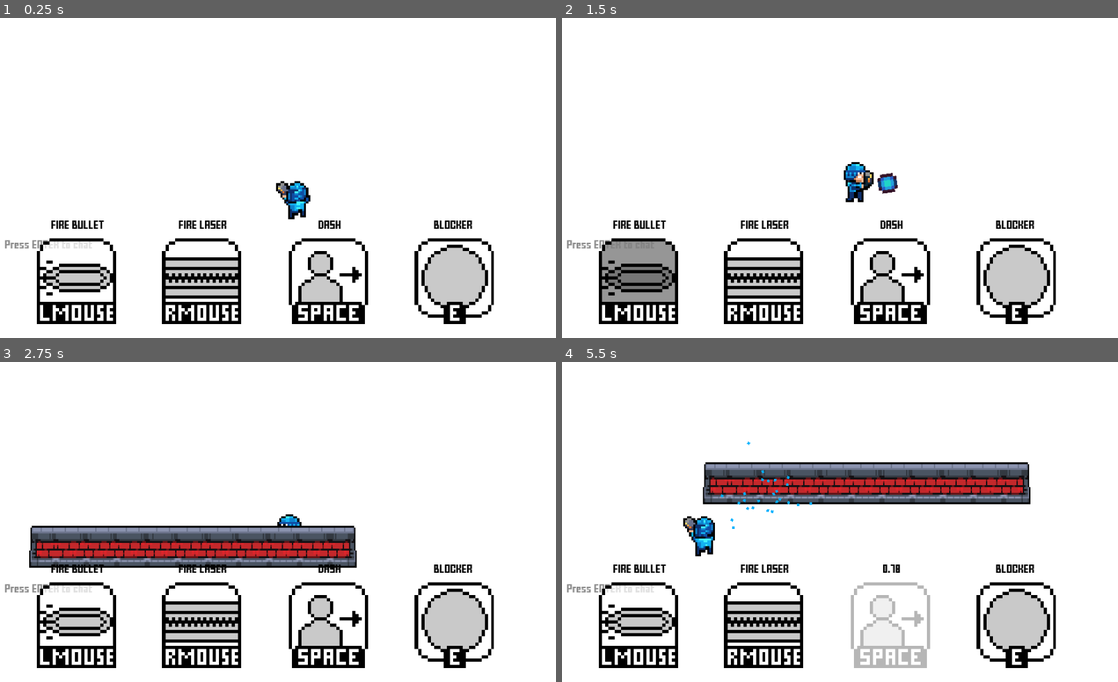
Above: before the commit, frames 1-4 (two rows, left to right).
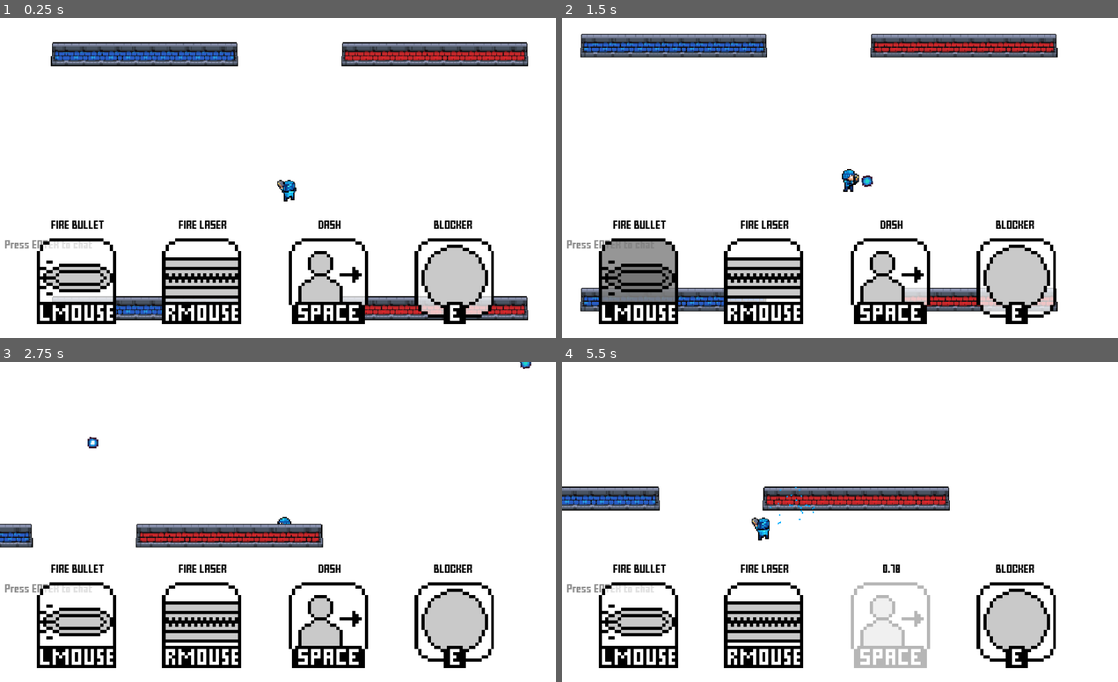
Above: after the commit, the same moments.

Repository: MarshallJDem/SuperCTF
Game: Godot game, scene res://TitleScreen.tscn
Same seed, same stepped clock (60 frames per second), same inputs: the game is played once before the commit and once after it. Sound files missing from this copy of the repository are replaced by a short silence.
Inputs (mouse positions are in pixels of both pictures, inside the frame that each line leads up to):
- Up to frame 1 (0.25 s): no input
- Up to frame 2 (1.5 s): click (656, 245) at 0.52 s; type "12" at 0.6 s; tap Enter at 1.25, 1.35 s; move the mouse to (962, 162) at 1.27 s; hold D from 1.28 s (still down); click (962, 162) at 1.42 s
- Up to frame 3 (2.75 s): tap Space at 1.52, 2.27 s; move the mouse to (166, 538) at 2.02 s; release D at 2.03 s; hold S from 2.03 s (still down); tap 2 at 2.1 s; click (166, 538) at 2.17 s
- Up to frame 4 (5.5 s): move the mouse to (895, 451) at 2.77 s; release S at 2.78 s; hold D 2.78-3.53 s; tap 3 at 2.85 s; click (895, 451) at 2.92 s; move the mouse to (812, 586) at 3.52 s; hold W 3.53-4.28 s; tap H at 3.6 s; click (812, 586) at 3.67 s; tap Space at 3.77, 4.52, 5.27 s; move the mouse to (1006, 570) at 4.27 s; hold A from 4.28 s (still down); tap J at 4.35 s; click (1006, 570) at 4.42 s; move the mouse to (673, 474) at 5.02 s; tap L at 5.1 s; click (673, 474) at 5.17 s

The runs differ from the first frame. In frame 1, 8.5% of the frame differs, in the area x 9-95%, y 7-95%; in frame 2, 8.3%; in frame 3, 8.4%; in frame 4, 10%, in the area x 0-85%, y 24-61%.
Error in both runs: Invalid get index '0' (on base: 'Dictionary'). (res://GameContent/LineEdit.gd:46)

Commit message:
Removed errors when in testing mode

Diff:
--- a/GameContent/Bullet_Area2D.gd
+++ b/GameContent/Bullet_Area2D.gd
@@ -15,7 +15,7 @@
 
 # Called when this bullet collides with a wall
 func collided_with_wall(wall):
-	if get_tree().is_network_server():
+	if !Globals.testing and get_tree().is_network_server():
 		get_parent().call_deferred("rpc", "receive_death");
 	else:
 		get_parent().preliminary_death();
--- a/GameContent/Player.gd
+++ b/GameContent/Player.gd
@@ -154,12 +154,13 @@
 		var x =  (t * 10);
 		$Sprite_Top.modulate = Color(1,1,1,(sin( (PI / 2) + (x * (1 + (t * ((2 * PI) - 1))))) + 1)/2)
 	z_index = global_position.y + 15;
-	# Old
+
+
 	# If we are a puppet and not the server, then lerp our position
-	if !is_network_master() and !get_tree().is_network_server() and !Globals.testing:
+	if !Globals.testing and !is_network_master() and !get_tree().is_network_server():
 		position = lerp(lerp_start_pos, lerp_end_pos, clamp(float(OS.get_ticks_msec() - time_of_last_received_pos)/float(Globals.player_lerp_time), 0.0, 1.0));
 
-	if is_network_master():
+	if !Globals.testing and is_network_master():
 		rpc_unreliable_id(1, "send_position", position, get_tree().get_network_unique_id());
 
 
@@ -386,7 +387,8 @@
 	frame += animation_set_frame * $Sprite_Top.hframes;
 	if frame != $Sprite_Top.frame: # If it changed since last time
 		set_look_direction(frame);
-		rpc_unreliable_id(1, "send_look_direction", frame, get_tree().get_network_unique_id());
+		if !Globals.testing:
+			rpc_unreliable_id(1, "send_look_direction", frame, get_tree().get_network_unique_id());
 var animation_set_frame = 0;
 # Called when the animation timer fires
 func _animation_timer_ended():
--- a/GameContent/Player.tscn
+++ b/GameContent/Player.tscn
@@ -45,6 +45,7 @@
 
 [node name="Camera" type="Camera2D" parent="Center_Pivot"]
 position = Vector2( 100, 0 )
+zoom = Vector2( 1.75, 1.75 )
 smoothing_enabled = true
 smoothing_speed = 10.0
 drag_margin_left = 0.0
--- a/TitleScreen.tscn
+++ b/TitleScreen.tscn
@@ -85,7 +85,7 @@
 position = Vector2( 20.7922, -30.4714 )
 scale = Vector2( 4.57399, 4.57399 )
 frames = SubResource( 1 )
-frame = 2
+frame = 1
 playing = true
 
 [node name="Red_Sprite" type="AnimatedSprite" parent="UI_Layer/Label/Flag2"]
@@ -93,7 +93,7 @@
 position = Vector2( 20.7922, -30.4714 )
 scale = Vector2( 4.57399, 4.57399 )
 frames = SubResource( 2 )
-frame = 2
+frame = 1
 playing = true
 
 [node name="Area2D" type="Area2D" parent="UI_Layer/Label/Flag2" groups=[
